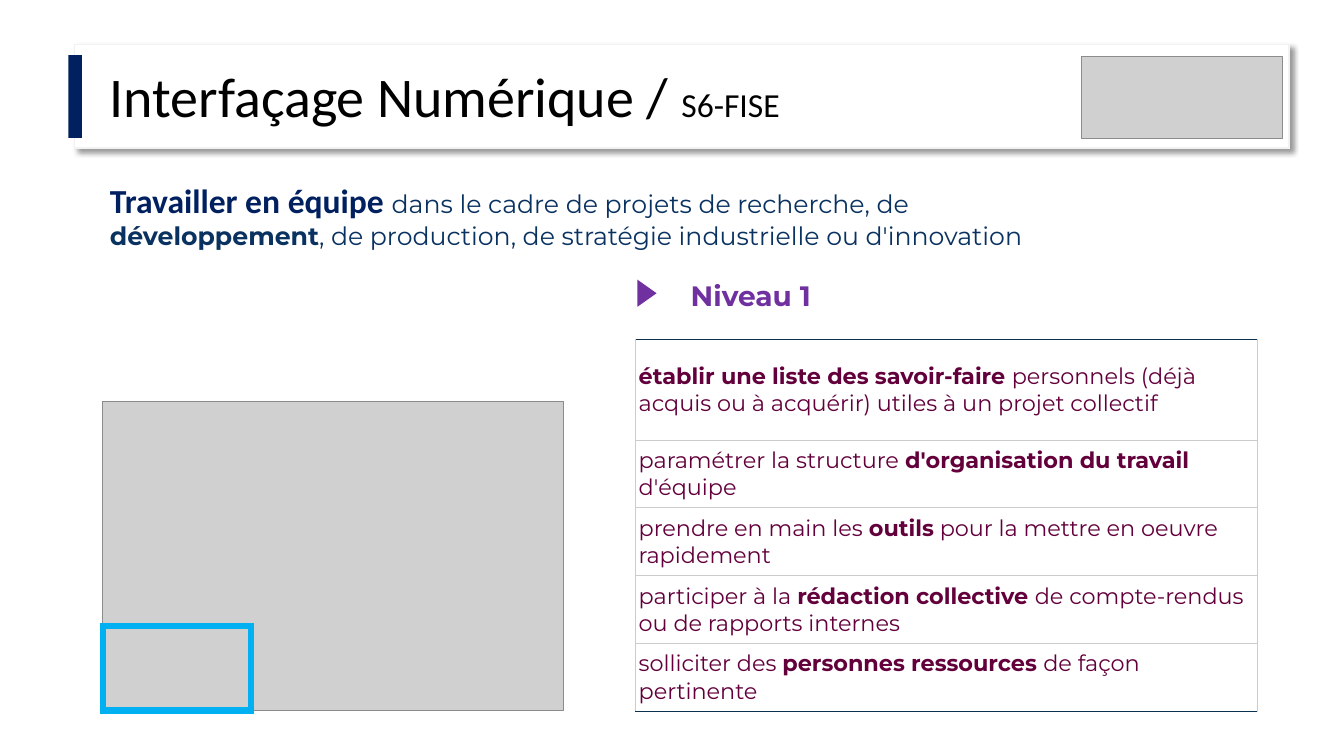
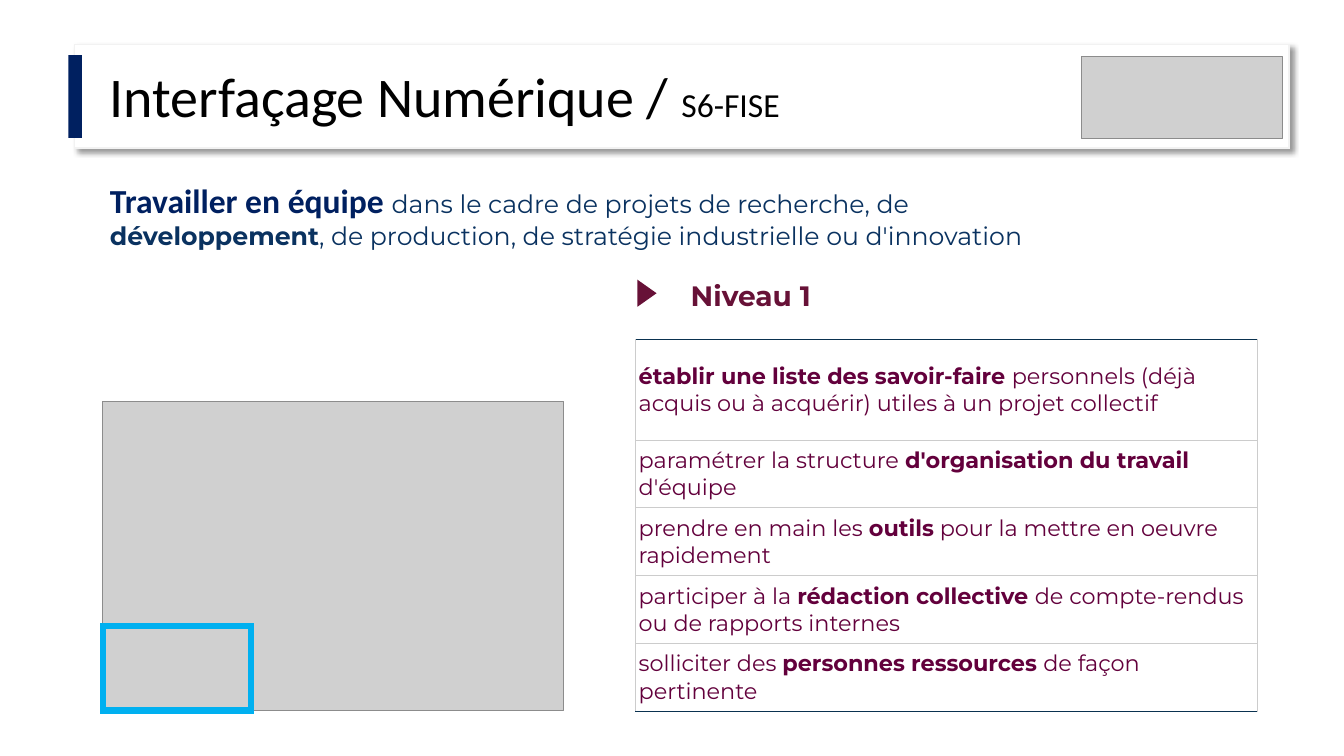
Before and after one commit to IOGS-Digital-Methods/semester-6, a slide deck: slide 22 of InterfacageNumerique/APC/S6_IntNum_APC.pptx. Drawn at 1344x756 pixels with LibreOffice and Linux fonts; fonts in the diff are those of the drawing; grey boxes stand for pictures. Boxes give left, top, right and bottom in pixels: in the first picture for what was removed or moved away, otherwise in the second. Text is boxed around its words. In the diff, an @@ line names an element or a change of style, - is before the commit and + after.

```diff
--- a/InterfacageNumerique/APC/S6_IntNum_APC.pptx
+++ b/InterfacageNumerique/APC/S6_IntNum_APC.pptx
@@ triangle at [637, 279, 656, 307]: fill #7030A0 to #671137 @@
@@ text "Niveau 1" at [691, 284, 811, 307]: text colour #7030A0 to #671137 @@
```
Also in this commit, not shown: 5 other slides changed, 5 slides added, 2 other files.
